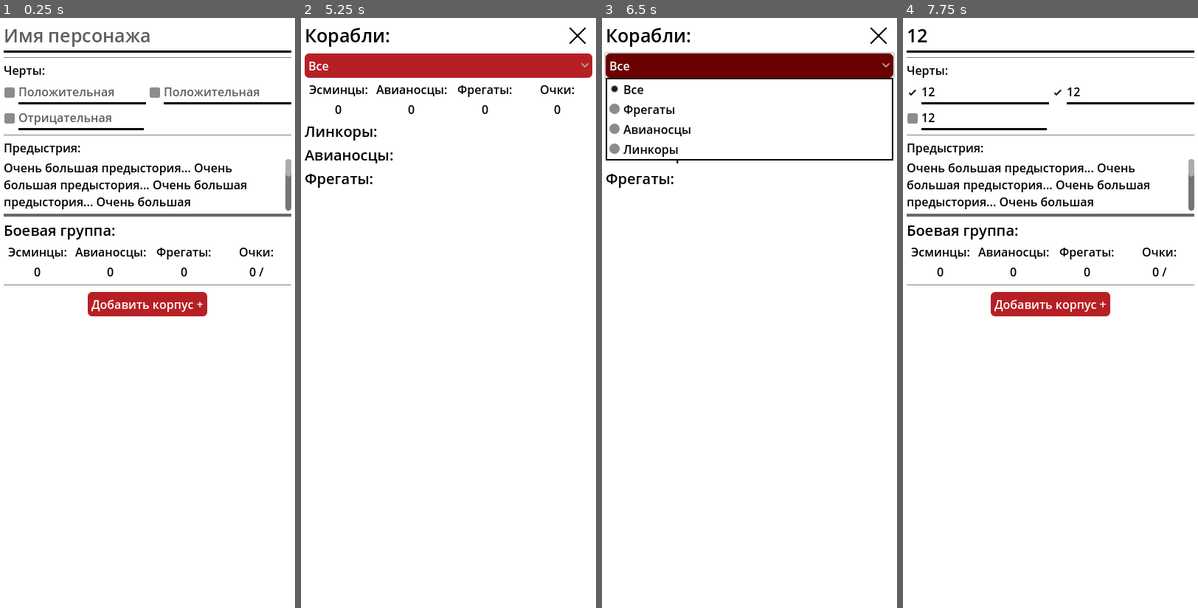
Above: before the commit, frames 1-4 (left to right).
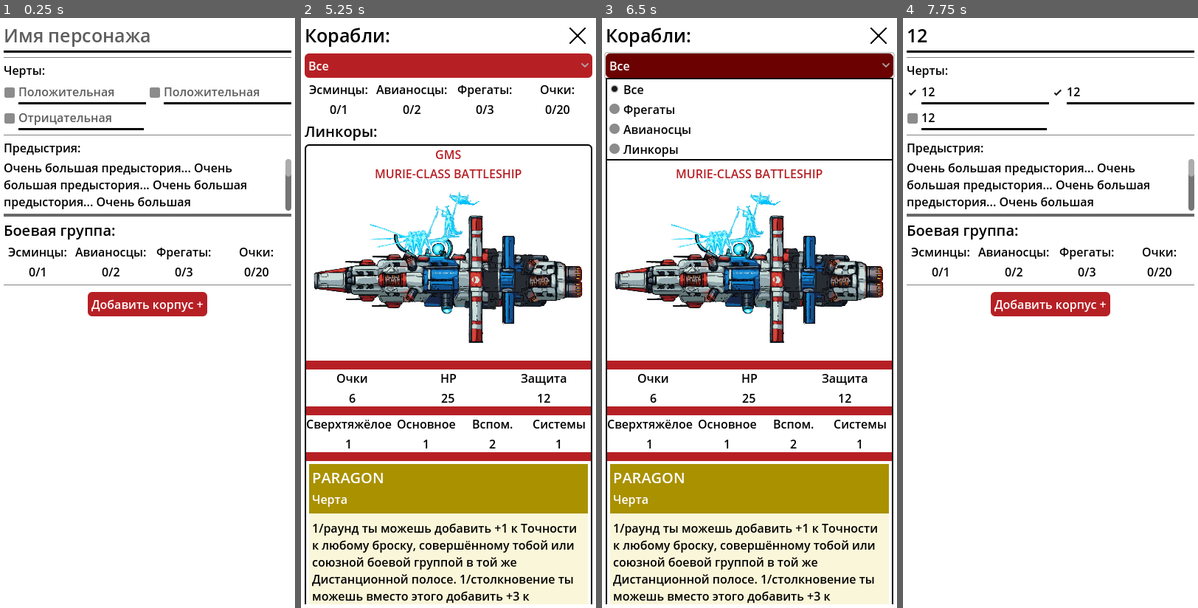
Above: after the commit, the same moments.

Repository: dron47509/lancer--battlegroup
Game: Godot game, scene res://Main_scane/Main.tscn
Same seed, same stepped clock (60 frames per second), same inputs: the game is played once before the commit and once after it.
Inputs (mouse positions are in pixels of both pictures, inside the frame that each line leads up to):
- Up to frame 1 (0.25 s): no input
- Up to frame 2 (5.25 s): click (448, 35) at 0.52 s; type "12" at 0.6 s; click (383, 94) at 0.75 s; type "12" at 0.83 s; click (528, 94) at 0.98 s; type "12" at 1.07 s; click (383, 118) at 1.27 s; type "12" at 1.35 s; click (309, 94) at 2.02 s; click (454, 94) at 2.75 s; click (448, 183) at 3.5 s; click (578, 35) at 4.25 s; click "Добавить корпус +" at 5 s
- Up to frame 3 (6.5 s): click "Все" at 5.75 s
- Up to frame 4 (7.75 s): click "Все" at 6.5 s; click (1180, 35) at 7.25 s

The runs differ from the first frame. In frame 1, 0.3% of the frame differs, in the area x 9-91%, y 42-44%; in frame 2, 38%, in the area x 1-99%, y 14-100%; in frame 3, 38%; in frame 4, 0.3%.
Error before the commit: Parse Error: Used space character for indentation instead of tab as used before in the file. (res://battlegroup_data.gd:91)

Commit message:
Фиксы

Diff:
--- a/Main_scane/Commander/ship.gd
+++ b/Main_scane/Commander/ship.gd
@@ -131,14 +131,14 @@
 	_dict["ship_name"] = new_name
 
 func _on_flagman_toggled(on : bool) -> void:
-        _dict["flagman"] = on
-        if on:
-                _add_flagship_option()
-        else:
-                _remove_flagship_option()
-        _recalc_and_update_display()
-        BattlegroupData.refresh_point()
-        BattlegroupData.emit_signal("battlegroup_change")
+		_dict["flagman"] = on
+		if on:
+				_add_flagship_option()
+		else:
+				_remove_flagship_option()
+		_recalc_and_update_display()
+		BattlegroupData.refresh_point()
+		BattlegroupData.emit_signal("battlegroup_change")
 
 func _on_option_pressed() -> void:
 	BattlegroupData.current_ship = _index
--- a/Main_scane/Commander/ship.tscn
+++ b/Main_scane/Commander/ship.tscn
@@ -22,6 +22,22 @@
 [sub_resource type="Theme" id="Theme_vqb6t"]
 LineEdit/font_sizes/font_size = 20
 
+[sub_resource type="StyleBoxFlat" id="StyleBoxFlat_sfabn"]
+bg_color = Color(0.596078, 0.505882, 0, 1)
+border_width_left = 5
+border_width_top = 5
+border_width_right = 5
+border_width_bottom = 5
+border_color = Color(0.596078, 0.505882, 0, 1)
+
+[sub_resource type="StyleBoxFlat" id="StyleBoxFlat_dp0u4"]
+bg_color = Color(0.666667, 0.568627, 0, 1)
+border_width_left = 5
+border_width_top = 5
+border_width_right = 5
+border_width_bottom = 5
+border_color = Color(0.666667, 0.568627, 0, 1)
+
 [sub_resource type="StyleBoxFlat" id="StyleBoxFlat_swqo0"]
 bg_color = Color(0.514773, 0.43584, 5.77569e-07, 1)
 border_width_left = 5
@@ -29,22 +45,6 @@
 border_width_right = 5
 border_width_bottom = 5
 border_color = Color(0.513726, 0.435294, 0, 1)
-
-[sub_resource type="StyleBoxFlat" id="StyleBoxFlat_dp0u4"]
-bg_color = Color(0.666667, 0.568627, 0, 1)
-border_width_left = 5
-border_width_top = 5
-border_width_right = 5
-border_width_bottom = 5
-border_color = Color(0.666667, 0.568627, 0, 1)
-
-[sub_resource type="StyleBoxFlat" id="StyleBoxFlat_sfabn"]
-bg_color = Color(0.596078, 0.505882, 0, 1)
-border_width_left = 5
-border_width_top = 5
-border_width_right = 5
-border_width_bottom = 5
-border_color = Color(0.596078, 0.505882, 0, 1)
 
 [sub_resource type="Theme" id="Theme_dp0u4"]
 Button/colors/font_color = Color(1, 1, 1, 1)
@@ -52,9 +52,9 @@
 Button/colors/font_hover_color = Color(1, 1, 1, 1)
 Button/colors/font_hover_pressed_color = Color(1, 1, 1, 1)
 Button/colors/font_pressed_color = Color(1, 1, 1, 1)
-Button/styles/hover = SubResource("StyleBoxFlat_swqo0")
+Button/styles/hover = SubResource("StyleBoxFlat_sfabn")
 Button/styles/normal = SubResource("StyleBoxFlat_dp0u4")
-Button/styles/pressed = SubResource("StyleBoxFlat_sfabn")
+Button/styles/pressed = SubResource("StyleBoxFlat_swqo0")
 
 [sub_resource type="StyleBoxFlat" id="StyleBoxFlat_j5he1"]
 bg_color = Color(0.113725, 0.447059, 0.164706, 1)
--- a/Main_scane/Commander/weapon_button.tres
+++ b/Main_scane/Commander/weapon_button.tres
@@ -14,7 +14,6 @@
 Button/colors/font_hover_color = Color(1, 1, 1, 1)
 Button/colors/font_hover_pressed_color = Color(1, 1, 1, 1)
 Button/colors/font_pressed_color = Color(1, 1, 1, 1)
-Button/styles/focus = SubResource("StyleBoxFlat_dp0u4")
 Button/styles/hover = SubResource("StyleBoxFlat_dp0u4")
 Button/styles/normal = SubResource("StyleBoxFlat_dp0u4")
 Button/styles/pressed = SubResource("StyleBoxFlat_dp0u4")
--- a/Main_scane/Option_list/escort_wing.gd
+++ b/Main_scane/Option_list/escort_wing.gd
@@ -88,11 +88,11 @@
 			_maneveue1_effect.text = feat1.get("effect")
 
 func _on_add_pressed() -> void:
-        BattlegroupData.ships[BattlegroupData.current_ship]["option"].append(_src)
-        BattlegroupData.refresh_point()
-        BattlegroupData.option_change.emit()
+		BattlegroupData.ships[BattlegroupData.current_ship]["option"].append(_src)
+		BattlegroupData.refresh_point()
+		BattlegroupData.option_change.emit()
 
 func _on_remove_pressed() -> void:
-        BattlegroupData.ships[BattlegroupData.current_ship]["option"].erase(_src)
-        BattlegroupData.refresh_point()
-        BattlegroupData.option_change.emit()
+		BattlegroupData.ships[BattlegroupData.current_ship]["option"].erase(_src)
+		BattlegroupData.refresh_point()
+		BattlegroupData.option_change.emit()
--- a/Main_scane/Option_list/system.gd
+++ b/Main_scane/Option_list/system.gd
@@ -80,12 +80,12 @@
 			_maneveue1_effect.text = feat1.get("effect")
 
 func _on_add_pressed() -> void:
-        BattlegroupData.ships[BattlegroupData.current_ship]["option"].append(_src)
-        BattlegroupData.refresh_point()
-        BattlegroupData.option_change.emit()
+		BattlegroupData.ships[BattlegroupData.current_ship]["option"].append(_src)
+		BattlegroupData.refresh_point()
+		BattlegroupData.option_change.emit()
 
 
 func _on_remove_pressed() -> void:
-        BattlegroupData.ships[BattlegroupData.current_ship]["option"].erase(_src)
-        BattlegroupData.refresh_point()
-        BattlegroupData.option_change.emit()
+		BattlegroupData.ships[BattlegroupData.current_ship]["option"].erase(_src)
+		BattlegroupData.refresh_point()
+		BattlegroupData.option_change.emit()
--- a/Main_scane/Option_list/weapon.gd
+++ b/Main_scane/Option_list/weapon.gd
@@ -60,11 +60,11 @@
 
 
 func _on_add_pressed() -> void:
-        BattlegroupData.ships[BattlegroupData.current_ship]["option"].append(_src)
-        BattlegroupData.refresh_point()
-        BattlegroupData.option_change.emit()
+		BattlegroupData.ships[BattlegroupData.current_ship]["option"].append(_src)
+		BattlegroupData.refresh_point()
+		BattlegroupData.option_change.emit()
 
 func _on_remove_pressed() -> void:
-        BattlegroupData.ships[BattlegroupData.current_ship]["option"].erase(_src)
-        BattlegroupData.refresh_point()
-        BattlegroupData.option_change.emit()
+		BattlegroupData.ships[BattlegroupData.current_ship]["option"].erase(_src)
+		BattlegroupData.refresh_point()
+		BattlegroupData.option_change.emit()
--- a/battlegroup_data.gd
+++ b/battlegroup_data.gd
@@ -89,13 +89,13 @@
 
 
 func refresh_point():
-        point = 0
-        for ship in ships:
-                var total := int(ship.get("points", 0))
-                for opt in ship.get("option", []):
-                        total += int(opt.get("points", 0))
-                        total += int(opt.get("modification", {}).get("point", 0))
-                point += total
+		point = 0
+		for ship in ships:
+				var total := int(ship.get("points", 0))
+				for opt in ship.get("option", []):
+						total += int(opt.get("points", 0))
+						total += int(opt.get("modification", {}).get("point", 0))
+				point += total
 
 
 func change_on_option():
